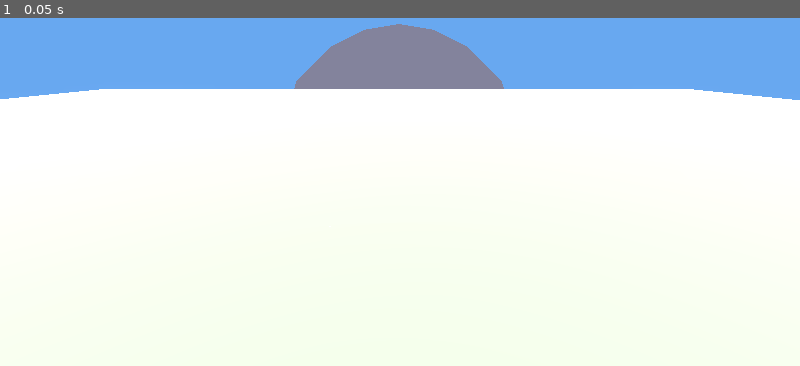
Above: before the commit, frame 1.
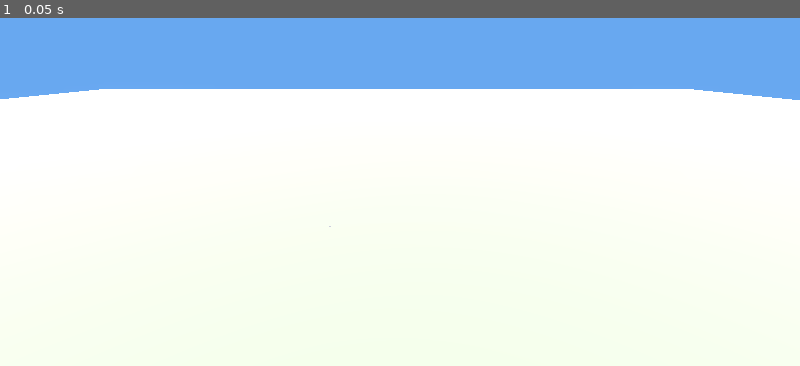
Above: after the commit, the same moment.

Repository: coybot/eco
Game: Godot game, scene res://scenes/main.tscn
The game is run twice, just before and just after one commit, with the same random seed, the same clock (stepped at 60 frames per second) and the same inputs.
Inputs:
- Up to frame 1 (0.05 s): no input

The runs differ from the first frame. In frame 1, 3.4% of the frame differs, in the area x 36-63%, y 1-61%.

Commit message:
Godot sim: bank fixed-wings into turns; darken quad prop material
fleet_manager.gd hardcoded roll to 0.0 in _apply_pose_enu(), so a
FleetManager fixed-wing yawed around a turn with its wings dead level.
An aircraft turns *by* banking, and a wings-level aeroplane pivoting
through a circle reads unmistakably as skidding sideways.

_integrate() now derives a coordinated-turn bank from the yaw rate it
actually applied, tan(roll) = v*yaw_rate/g, eased in and out at
ROLL_RATE_FW and clamped to MAX_ROLL_RAD_FW (45 deg). Roll is applied
about the model's local +Z (its forward axis, per *_visuals.gd), which
Godot's default YXZ euler order applies in the body frame before the Y
yaw, so it banks about the fuselage rather than shearing the aircraft.
_apply_pose_enu()'s new roll arg defaults to 0 and is only ever set for
FW_TYPES, so quads and rovers are unchanged.

quadcopter_visuals.gd: prop albedo 0.85 -> 0.16, matching the
fixed-wing's own prop disc (fixedwing_visuals.gd uses 0.15). At
near-white, over a pale ground plane, the four prop discs rendered as
glaring white blobs wider than the airframe and read as a rendering
fault rather than as propellers.

Both found reviewing video21 (depot joint-ops demo).

Note: this commit also carries pre-existing uncommitted work in
fleet_manager.gd that was already in the tree -- the FAR_CLIP
sky-sphere clipping fix and get_camera_pose() -- included at the
repository owner's explicit request rather than split out.

Co-Authored-By: Claude Opus 5 <noreply@anthropic.com>

Diff:
--- a/drone/sim/godot/scripts/fleet_manager.gd
+++ b/drone/sim/godot/scripts/fleet_manager.gd
@@ -22,8 +22,28 @@
 const MAX_LIN_FW := 25.0      # m/s — fixed-wing cruise (vehicle_class.py FIXEDWING)
 const MAX_YAW_RAD := 1.5708   # rad/s  (~90 deg/s), quad/rover
 const MAX_YAW_RAD_FW := 0.6   # rad/s — bank-limited turn (FIXEDWING.max_yaw_rate_radps)
+const MAX_ROLL_RAD_FW := 0.7854  # rad (45 deg) — bank limit the yaw cap above implies
+const ROLL_RATE_FW := 2.5     # 1/s — how quickly the bank eases toward its target
 const PHYSICS_DT := 1.0 / 60.0
 const FW_TYPES := ["fixedwing", "fw", "plane"]
+
+## Camera3D.far for every camera created below. Godot's own default (4000.0)
+## exactly equals the radius of the geometry-based sky sphere every env_*.gd
+## script adds (_add_sky_sphere()/_add_sky_and_ground(), radius=4000.0) --
+## since cameras sit at a real ENU offset from that sphere's world-origin
+## center (spawn ranges up to ~150m in office alone), the far side of the
+## sphere is up to ~150m FARTHER than 4000.0 from certain camera positions/
+## headings, and gets clipped entirely: nothing renders there, so Godot's
+## default clear color (black) shows through as a dome-shaped hole in the
+## sky. Looked exactly like a missing-material bug on a building mesh until
+## an exhaustive per-mesh material_override sweep (all 12 meshes in the office
+## GLTF, tested one by one with unmissable diagnostic colors) left the hole
+## unchanged -- it was never a mesh problem. Confirmed directly: setting this
+## higher (6000.0, comfortable margin over 4000+any spawn offset this project
+## currently uses) makes the hole disappear in the exact frame/heading that
+## reproduced it. Cheap, one-line, fixes it for every environment that shares
+## this file's camera-creation code, not just the one it was first noticed in.
+const FAR_CLIP := 6000.0
 
 # Per-vehicle runtime state (Dictionary, keyed by drone_id).
 var _vehicles: Dictionary = {}   # id → VehicleState
@@ -50,6 +70,7 @@
 	var node: Node3D             # mesh root
 	var position: Vector3        # ENU metres
 	var yaw: float               # radians, ENU CCW
+	var roll: float              # radians, bank angle; fixed-wing only, 0 for quad/rover
 	var goal: Vector3            # ENU; null-sentinel = Vector3.INF
 	var goal_yaw: float          # NAN = none
 	var velocity_cmd: Vector3    # ENU; zero = not active
@@ -66,6 +87,7 @@
 		node = n
 		position = spawn
 		yaw = 0.0
+		roll = 0.0
 		goal = Vector3.INF
 		goal_yaw = NAN
 		velocity_cmd = Vector3.ZERO
@@ -145,6 +167,7 @@
 	var main_cam := Camera3D.new()
 	main_cam.name = "MainVantageCamera"
 	main_cam.fov = 65.0
+	main_cam.far = FAR_CLIP
 	_scene_root.add_child(main_cam)  # look_at() below requires the node be in the tree
 	if _env_name == "plaza":
 		# Overlook chair cluster from the north-east, elevated.
@@ -246,6 +269,7 @@
 
 	var cam := Camera3D.new()
 	cam.fov = 70.0
+	cam.far = FAR_CLIP  # see FAR_CLIP's own comment -- must exceed the sky sphere's radius
 	var spawn_godot := Vector3(spawn_enu.x, spawn_enu.z, -spawn_enu.y)
 	var params := _cam_params(vtype)
 	cam.position = spawn_godot + params[0]
@@ -316,15 +340,34 @@
 		st.position.z = 0.0
 
 	# Yaw integration.
+	var yaw_rate := 0.0
 	if not is_nan(st.goal_yaw):
 		var dy := wrapf(st.goal_yaw - st.yaw, -PI, PI)
 		var step: float = sign(dy) * min(st.max_yaw * dt, abs(dy))
 		st.yaw += step
+		yaw_rate = step / dt if dt > 0.0 else 0.0
 		if abs(dy) < deg_to_rad(1.0):
 			st.yaw = st.goal_yaw
 			st.goal_yaw = NAN
 
-	_apply_pose_enu(st.node, st.position, st.yaw)
+	# Fixed-wing bank angle. An aircraft turns BY banking — it rolls, and the
+	# horizontal component of lift pulls it round. Yawing a wings-level aeroplane
+	# through a turn (what this did before, since roll was hardcoded to 0) reads
+	# to any viewer as the aircraft skidding sideways through the air.
+	# Coordinated turn: tan(roll) = v * yaw_rate / g.
+	# Roll is about the model's local +Z (its forward axis, see *_visuals.gd), and
+	# Godot's default YXZ euler order applies that Z rotation in the body frame
+	# before the Y yaw, so it banks about the fuselage rather than shearing the
+	# whole aircraft. Positive local-Z rotation lifts local +X, which is the LEFT
+	# wing, i.e. banks right — matching a right (increasing-bearing) turn.
+	if st.vtype in FW_TYPES:
+		var speed: float = st.velocity_cmd.length() if st.velocity_active else st.max_lin
+		var target_roll: float = clampf(atan(speed * yaw_rate / 9.81),
+										-MAX_ROLL_RAD_FW, MAX_ROLL_RAD_FW)
+		# Ease toward it so rolling in/out of a turn takes a beat, as it does in a
+		# real aircraft, instead of snapping the moment the yaw command changes.
+		st.roll = lerpf(st.roll, target_roll, clampf(dt * ROLL_RATE_FW, 0.0, 1.0))
+	_apply_pose_enu(st.node, st.position, st.yaw, st.roll)
 
 	# Sync SubViewport camera to vehicle world position.
 	var godot_pos := Vector3(st.position.x, st.position.z, -st.position.y)
@@ -361,11 +404,13 @@
 
 
 # ENU → Godot coordinate conversion and pose application.
-static func _apply_pose_enu(node: Node3D, pos_enu: Vector3, yaw_enu: float) -> void:
+static func _apply_pose_enu(node: Node3D, pos_enu: Vector3, yaw_enu: float,
+							roll: float = 0.0) -> void:
 	# ENU: x=east, y=north, z=up
 	# Godot: x=right(east), y=up, z=-forward(-north)
+	# roll defaults to 0 so existing callers (spawn, quads, rovers) are unchanged.
 	node.position = Vector3(pos_enu.x, pos_enu.z, -pos_enu.y)
-	node.rotation_degrees = Vector3(0.0, -rad_to_deg(yaw_enu), 0.0)
+	node.rotation_degrees = Vector3(0.0, -rad_to_deg(yaw_enu), rad_to_deg(roll))
 
 
 # ------------------------------------------------------------------
@@ -376,6 +421,33 @@
 	if st == null:
 		return null
 	return {"position": st.position, "yaw": st.yaw}
+
+
+## Ground-truth camera pose for GT-box projection (trunk/godot_dataset_recorder.py).
+## Deliberately reads the live Camera3D's OWN global transform rather than
+## recomputing it from _cam_params()'s offset table -- that table's offset is
+## added in raw Godot-frame coordinates without being rotated by the vehicle's own
+## yaw (see _integrate()), so re-deriving it client-side would reproduce that same
+## small mounting-offset quirk instead of matching what the camera actually renders.
+##
+## Returns position + forward/up as ENU unit vectors (not yaw/pitch angles) --
+## deliberately sidesteps needing to invert this scene's yaw-sign/180-offset/Euler-
+## order conventions correctly by hand (rotation_degrees = Vector3(tilt, yaw_deg+180,
+## 0) in _integrate()); reading Camera3D's actual -Z (forward) and +Y (up) basis
+## vectors is convention-proof by construction; the caller only needs to know the
+## Godot->ENU axis permutation (x=x, y=-z, z=y), which is the one already used
+## throughout this file for position (_apply_pose_enu et al).
+func get_camera_pose(drone_id: String):
+	var st: VehicleState = _vehicles.get(drone_id)
+	if st == null:
+		return null
+	var t := st.camera.global_transform
+	var gp := t.origin
+	var g_fwd := -t.basis.z    # Camera3D looks down local -Z
+	var g_up := t.basis.y
+	var to_enu = func(v: Vector3) -> Array:
+		return [v.x, -v.z, v.y]   # Godot(x,y,z) -> ENU(x=x, y=-z, z=y)
+	return {"position": to_enu.call(gp), "forward": to_enu.call(g_fwd), "up": to_enu.call(g_up)}
 
 
 func set_goal(drone_id: String, pos_enu: Vector3) -> void:
@@ -509,6 +581,7 @@
 
 	var cam := Camera3D.new()
 	cam.fov = 60.0
+	cam.far = FAR_CLIP
 	vp.add_child(cam)
 
 	# SubViewport goes in a Node3D holder so the scene tree is tidy.
--- a/drone/sim/godot/scripts/quadcopter_visuals.gd
+++ b/drone/sim/godot/scripts/quadcopter_visuals.gd
@@ -15,7 +15,10 @@
 
 # Dark carbon-fibre body material.
 var _mat_body: StandardMaterial3D
-# Bright prop material.
+# Prop material. Dark, like a real propeller and like the fixed-wing's own prop
+# disc (fixedwing_visuals.gd uses 0.15). This was near-white (0.85), which over the
+# depot's pale ground rendered the four prop discs as glaring white blobs bigger
+# than the airframe — read as a rendering fault rather than as propellers.
 var _mat_prop: StandardMaterial3D
 
 
@@ -27,7 +30,7 @@
 	_mat_body.metallic_specular = 0.8
 
 	_mat_prop = StandardMaterial3D.new()
-	_mat_prop.albedo_color = Color(0.85, 0.85, 0.85)
+	_mat_prop.albedo_color = Color(0.16, 0.16, 0.19)
 	_mat_prop.metallic = 0.2
 	_mat_prop.roughness = 0.5
 
